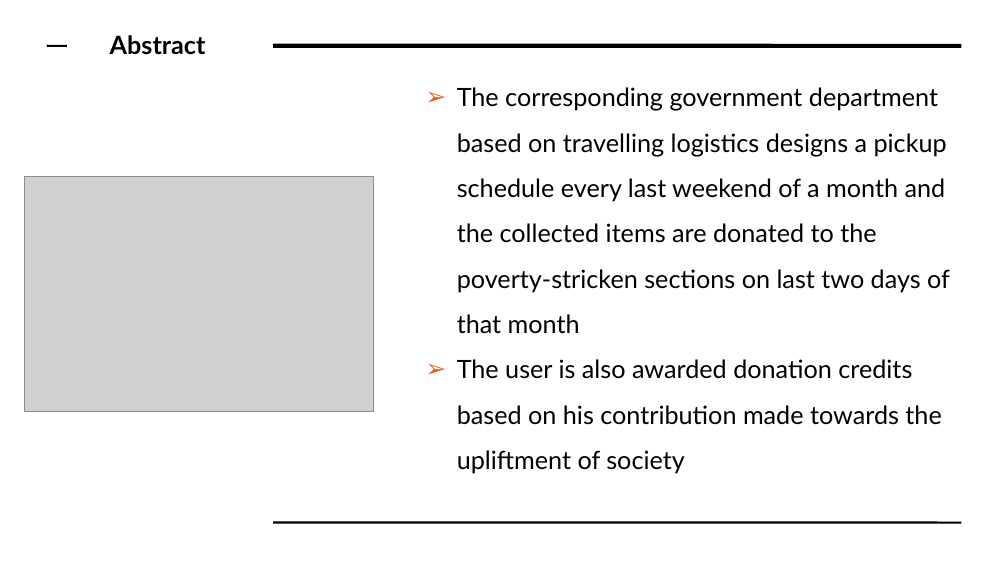
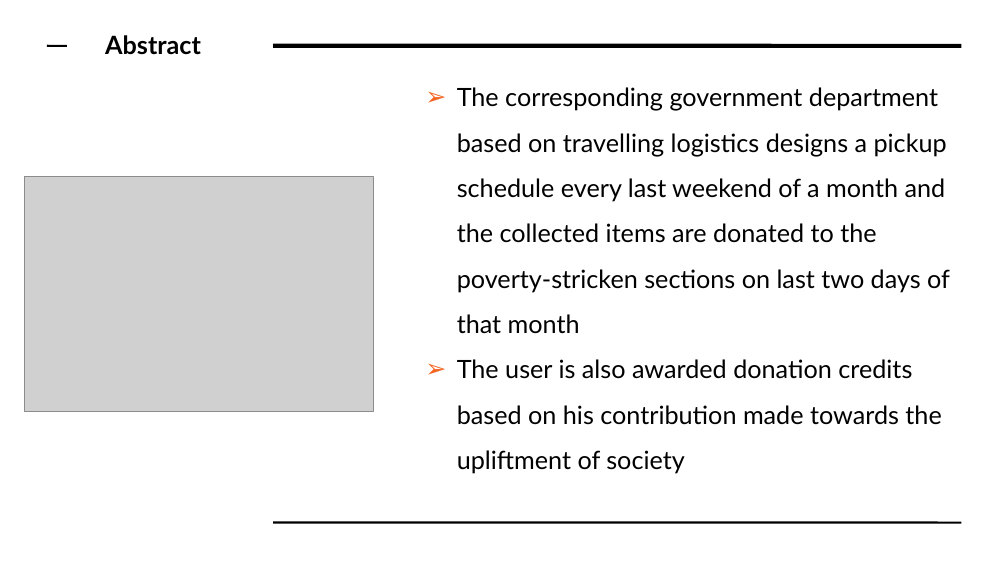
Before and after one commit to Saumya-Mishra9129/hackathon2019, a slide deck: slide 4 of Hackfest.odp. Drawn at 1008x567 pixels with LibreOffice and Linux fonts; fonts in the diff are those of the drawing; grey boxes stand for pictures. Boxes give left, top, right and bottom in pixels: in the first picture for what was removed or moved away, otherwise in the second. Text is boxed around its words. In the diff, an @@ line names an element or a change of style, - is before the commit and + after.

```diff
--- a/Hackfest.odp
+++ b/Hackfest.odp
@@ text "Abstract": place and size @@
-text "Abstract" at box(110, 35, 206, 55)
+text "Abstract" at box(105, 35, 201, 55)
```
Also in this commit, not shown: 3 other slides changed, 6 other files.
